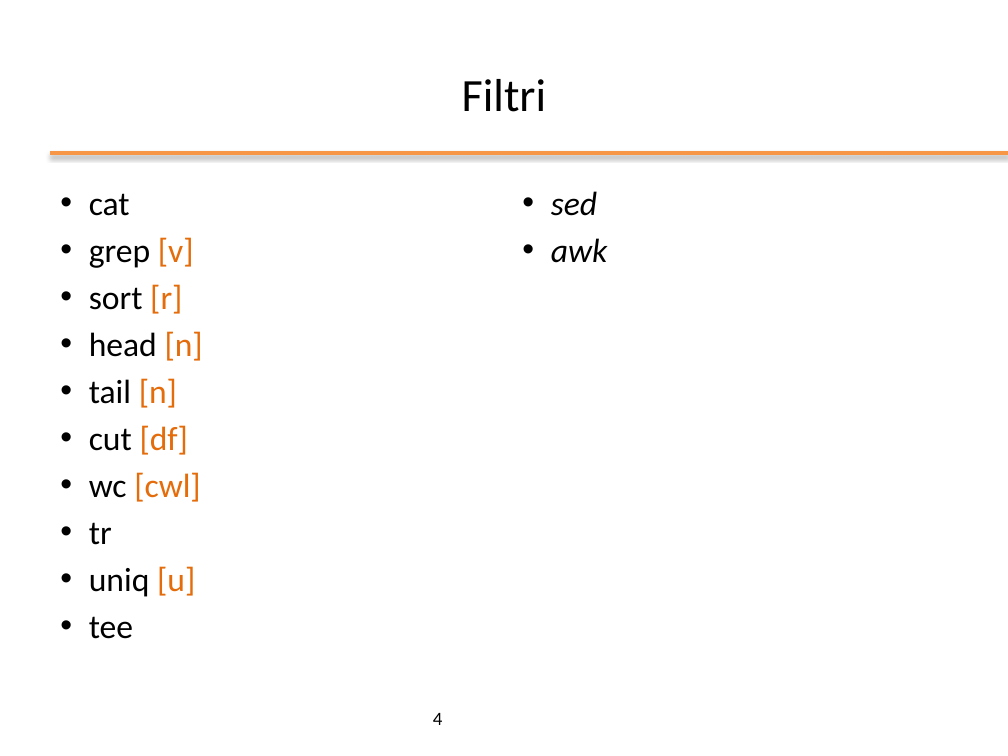
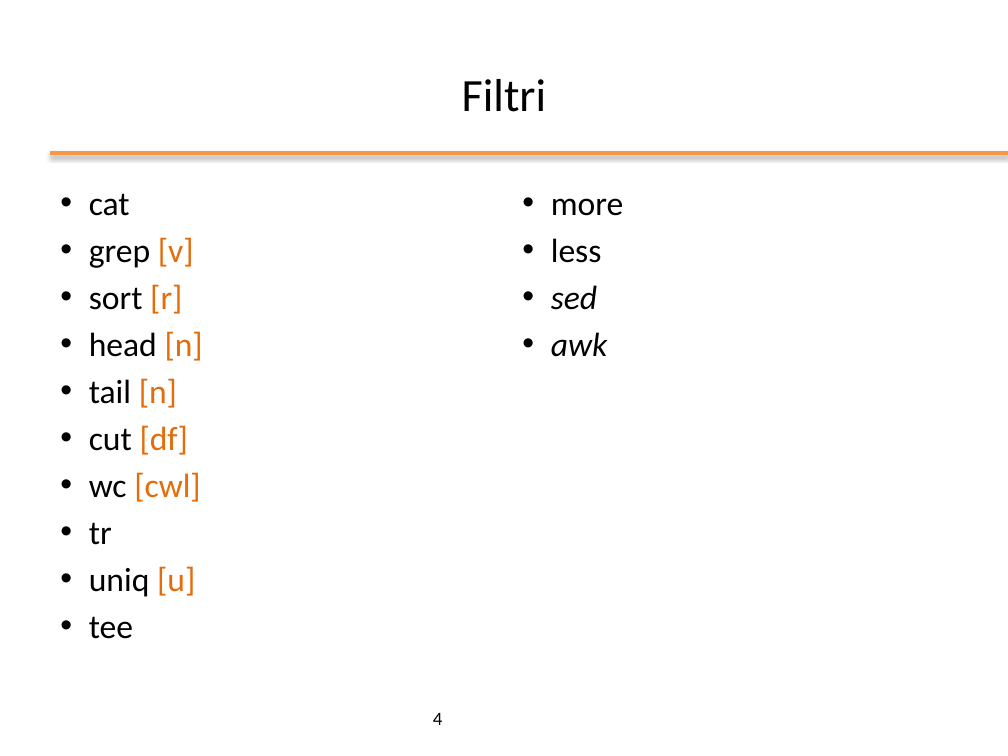
Before and after one commit to nbicocchi/operatingsystemsbsc, a slide deck: slide 4 of slides/ppt/04_Comandi principali.pptx. Drawn at 1008x756 pixels with LibreOffice and Linux fonts; fonts in the diff are those of the drawing; background and template pictures are left out. Boxes give left, top, right and bottom in pixels: in the first picture for what was removed or moved away, otherwise in the second. Text is boxed around its words. In the diff, an @@ line names an element or a change of style, - is before the commit and + after.

```diff
--- a/slides/ppt/04_Comandi principali.pptx
+++ b/slides/ppt/04_Comandi principali.pptx
@@ text at [551,198,624,263]: paragraphs added @@
+• more
+• less
```
Also in this commit, not shown: 1 other slide changed, 1 slide added, 1 other file.
